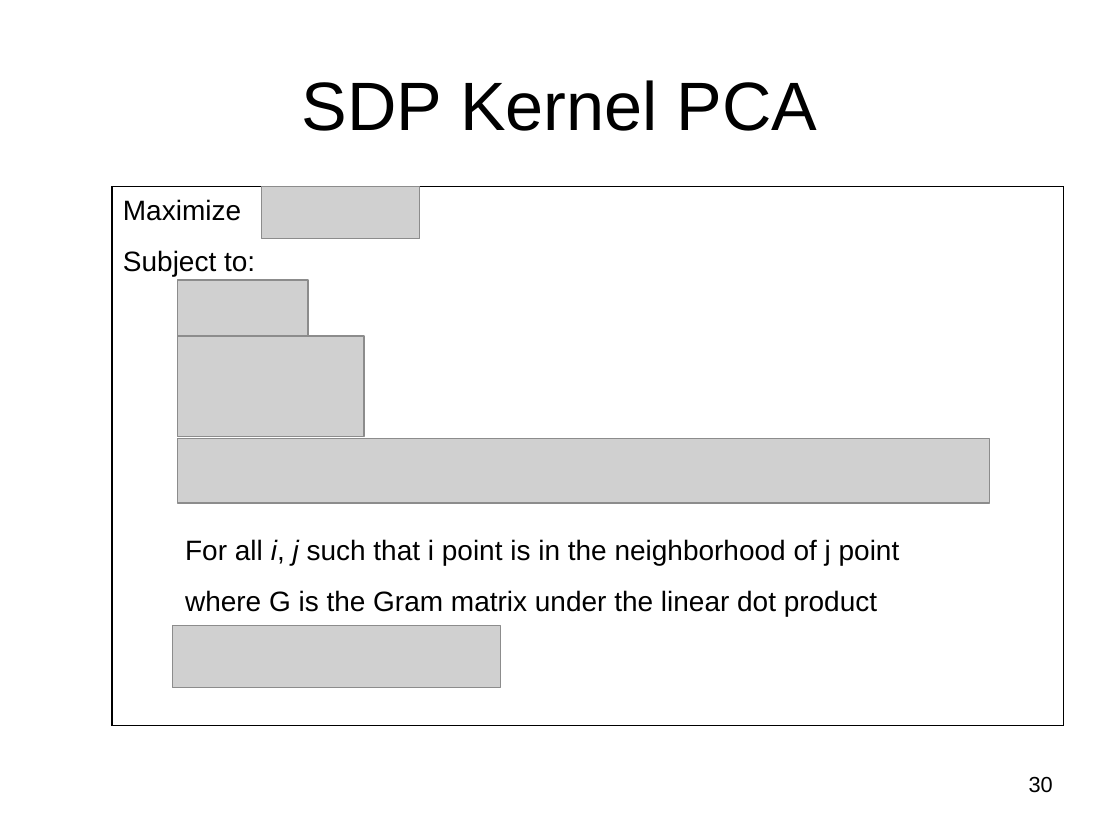
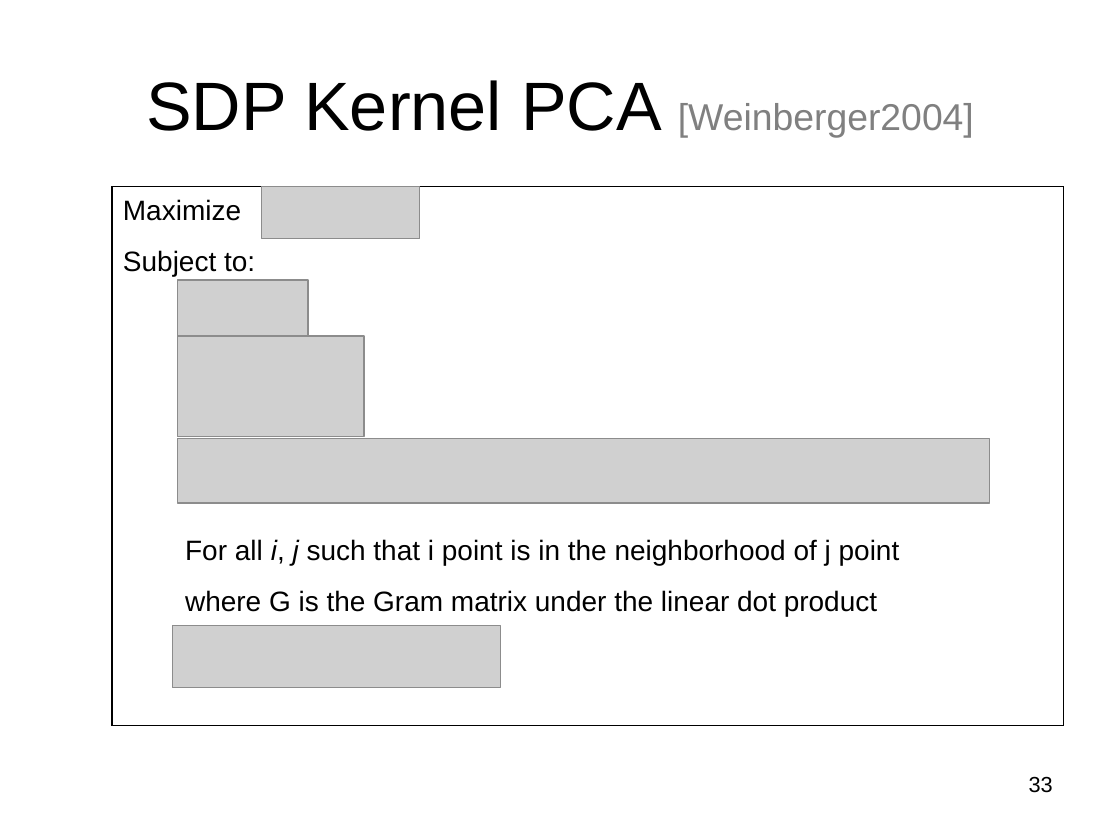
Before and after one commit to subailong/mlpack, a slide deck: slide 33 of fastlib/u/nvasil/docs/proposal/proposal.ppt (slide 30 before the commit). Drawn at 1120x840 pixels with LibreOffice and Linux fonts; fonts in the diff are those of the drawing; grey boxes stand for pictures. Boxes give left, top, right and bottom in pixels: in the first picture for what was removed or moved away, otherwise in the second. Text is boxed around its words. In the diff, an @@ line names an element or a change of style, - is before the commit and + after.

```diff
--- a/fastlib/u/nvasil/docs/proposal/proposal.ppt
+++ b/fastlib/u/nvasil/docs/proposal/proposal.ppt
@@ title at bbox=[146, 80, 974, 138]: text changed; size 44 to 24 pt; text colour #000000 to #808080 @@
-SDP Kernel PCA
+SDP Kernel PCA [Weinberger2004]
@@ page number at bbox=[1029, 776, 1053, 793]: text changed @@
-30
+33
```
Also in this commit, not shown: 16 other slides changed, 5 slides added, 1 slide removed, 4 other files.
